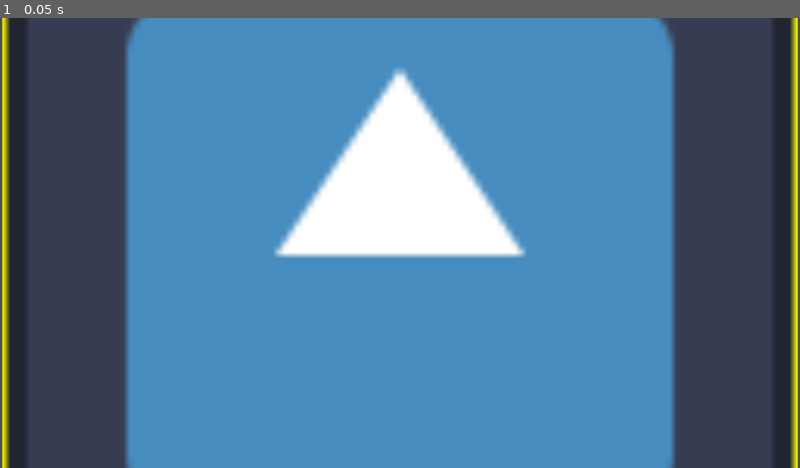
Above: before the commit, frame 1.
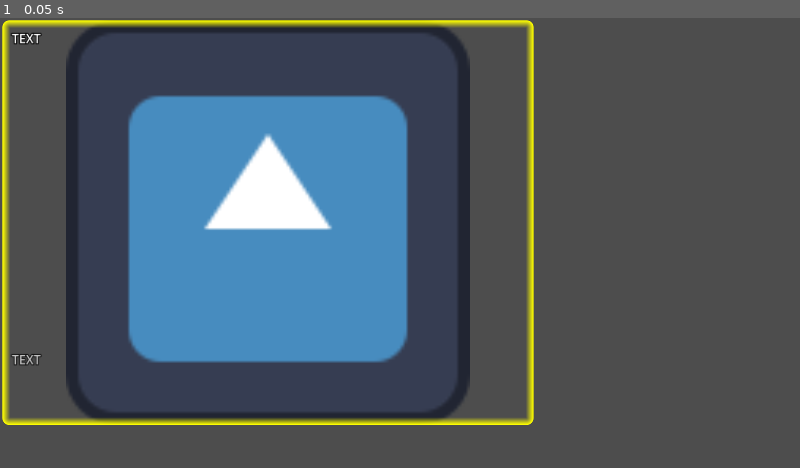
Above: after the commit, the same moment.

Repository: anthonyj-codestuff/dupeguru-csv-handler
Game: Godot game, scene res://scenes/Image.tscn
The game is run twice, just before and just after one commit, with the same random seed, the same clock (stepped at 60 frames per second) and the same inputs. This scene is started directly instead of the project's main scene. The engine's default icon, where the game draws it, is replaced by a stand-in: a white triangle on a blue panel in a dark square.
Inputs:
- Up to frame 1 (0.05 s): no input

The runs differ from the first frame. In frame 1, 62% of the frame differs, in the area x 0-100%, y 0-100%.

Commit message:
improving image node scaling

Diff:
--- a/project/scenes/ControlPanel.tscn
+++ b/project/scenes/ControlPanel.tscn
@@ -184,6 +184,7 @@
 
 [node name="LinkButton" type="LinkButton" parent="ViewDiff"]
 z_index = 1
+layout_mode = 0
 offset_top = -24.0
 offset_right = 37.0
 offset_bottom = -1.0
--- a/project/scenes/Image.tscn
+++ b/project/scenes/Image.tscn
@@ -12,10 +12,11 @@
 anchors_preset = 15
 anchor_right = 1.0
 anchor_bottom = 1.0
+offset_right = -338.0
+offset_bottom = -52.0
 grow_horizontal = 2
 grow_vertical = 2
 size_flags_horizontal = 3
-size_flags_vertical = 3
 theme_override_constants/margin_left = 3
 theme_override_constants/margin_top = 3
 theme_override_constants/margin_right = 3
@@ -80,9 +81,9 @@
 [node name="TextureRect" type="TextureRect" parent="."]
 clip_contents = true
 layout_mode = 2
-size_flags_vertical = 4
 texture = ExtResource("3_hgouh")
-expand_mode = 5
+expand_mode = 1
+stretch_mode = 5
 
 [node name="Button" type="Button" parent="TextureRect"]
 self_modulate = Color(0, 0, 0, 0)
